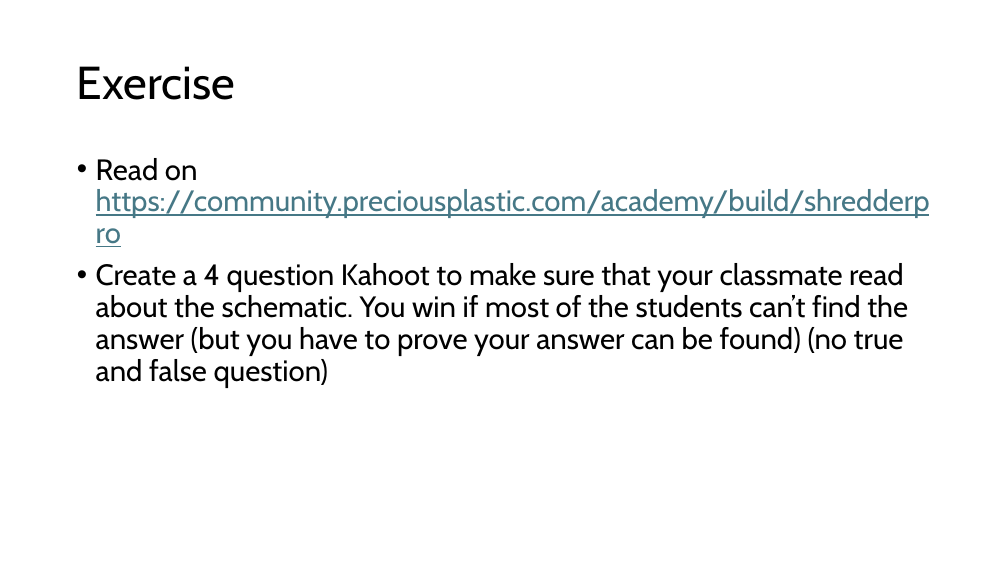
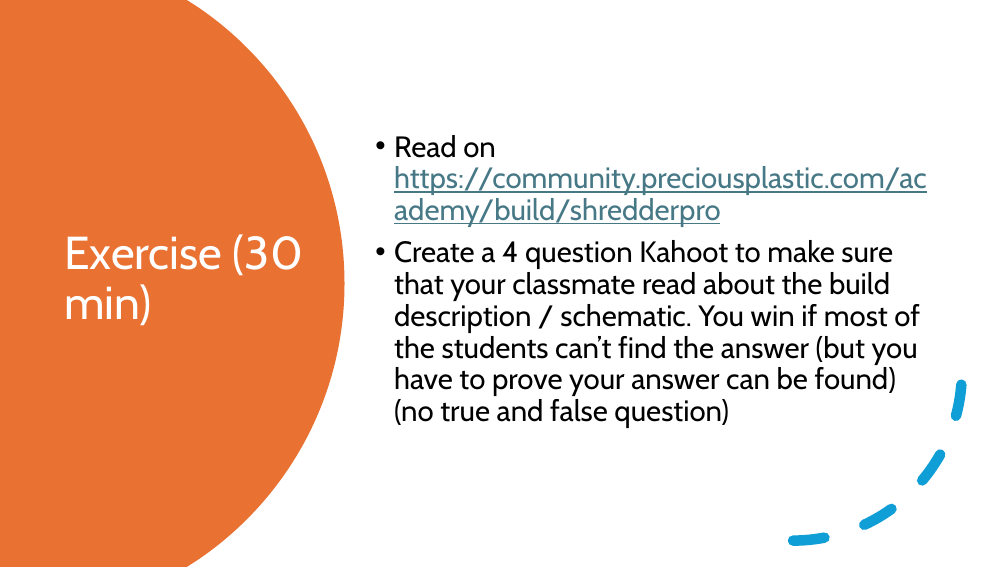
Before and after one commit to JLNU-EETC3433/courseware, a slide deck: slide 3 of 20241101-lesson6.pptx (slide 7 before the commit). Drawn at 1008x567 pixels with LibreOffice and Linux fonts; fonts in the diff are those of the drawing. Boxes give left, top, right and bottom in pixels: in the first picture for what was removed or moved away, otherwise in the second. Text is boxed around its words. In the diff, an @@ line names an element or a change of style, - is before the commit and + after.

```diff
--- a/20241101-lesson6.pptx
+++ b/20241101-lesson6.pptx
@@ freeform shape added at (0, 0, 345, 567), fill #E97132 @@
@@ text "Read on https://community.preciousplastic.com/academy/build/ ...": place and size @@
-text "Read on https://community.preciousplastic.com/academy/build/ ..." at (96, 158, 930, 388)
+text "Read on https://community.preciousplastic.com/academy/build/ ..." at (394, 135, 927, 428)
@@ text "Read on https://community.preciousplastic.com/academy/build/ ..." at (394, 135, 927, 428): vertical alignment top to middle @@
@@ arc (boxed as its full ellipse) added at (625, 203, 963, 541), outline #0F9ED5 10 pt dashed @@
@@ title at (64, 234, 303, 326): text changed; text colour #000000 to #FFFFFF @@
-Exercise
+Exercise (30 min)
@@ text at (394, 240, 920, 428): text changed @@
-• Create a 4 question Kahoot to make sure that your classmate read about the schematic. You win if most of the students can’t find the answer (but you have to prove your answer can be found) (no true and false question)
+• Create a 4 question Kahoot to make sure that your classmate read about the build description / schematic. You win if most of the students can’t find the answer (but you have to prove your answer can be found) (no true and false question)
```
Also in this commit, not shown: 1 other slide changed, 4 slides added, 6 slides removed.
